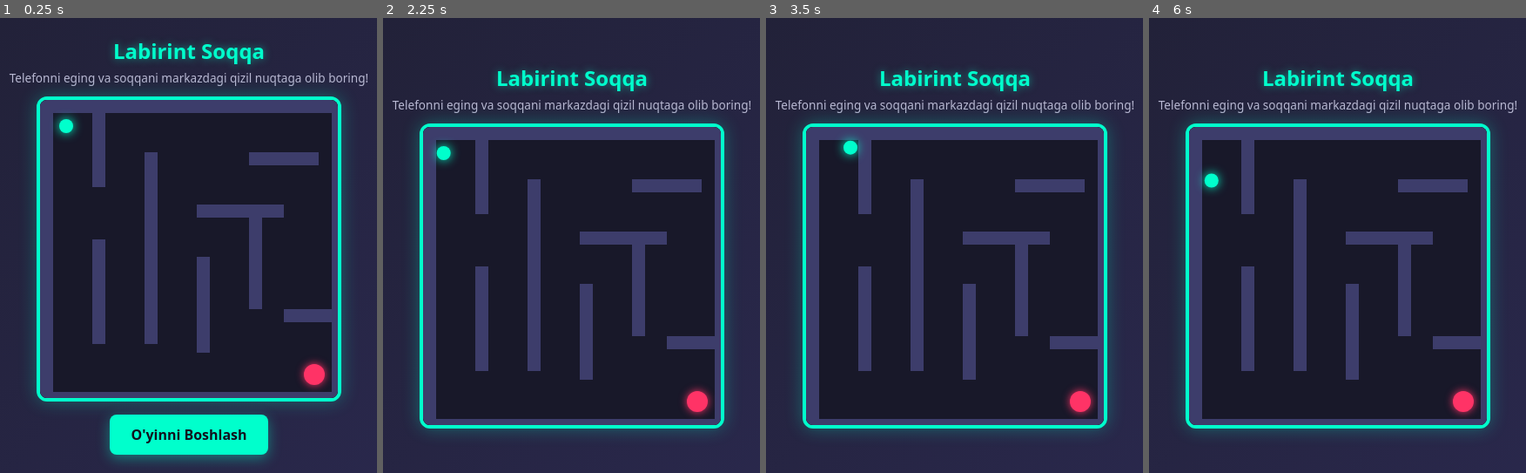
Above: before the commit, frames 1-4 (left to right).
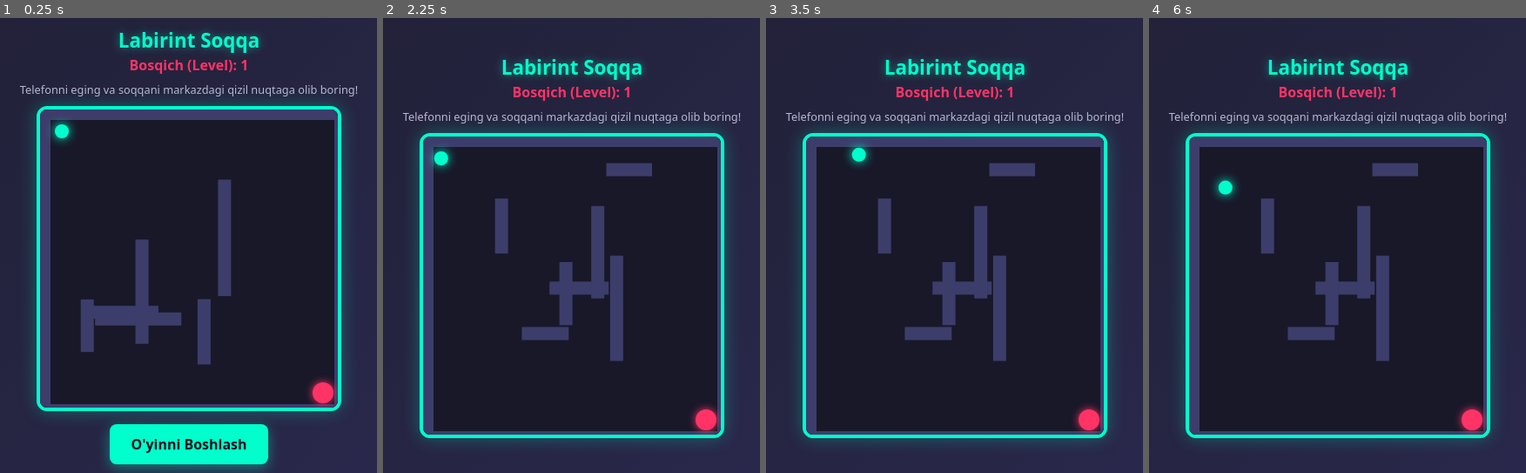
Above: after the commit, the same moments.

Repository: xmfunk2-ops/Ball-Game
Game: browser game, page index.html
The game is run twice, just before and just after one commit, with the same random seed, the same clock (stepped at 60 frames per second) and the same inputs.
Inputs:
- Up to frame 1 (0.25 s): no input
- Up to frame 2 (2.25 s): hold Right 1.03-1.53 s; hold Down 1.58-1.85 s; hold Left from 1.9 s (still down); click "O'yinni Boshlash" at 2.02 s
- Up to frame 3 (3.5 s): release Left at 2.47 s; hold Up 2.52-2.82 s; hold Right from 2.87 s (still down)
- Up to frame 4 (6 s): release Right at 3.53 s; hold Up 3.58-3.82 s; hold Left 3.87-4.3 s; hold Down 4.35-4.68 s; hold Right 4.73-5.23 s; hold Down 5.28-5.55 s; hold Left from 5.6 s (still down)

The runs differ from the first frame. In frame 1, 22% of the frame differs, in the area x 2-98%, y 3-100%; in frame 2, 21%; in frame 3, 21%; in frame 4, 21%.

Commit message:
Update index.html

Diff:
--- a/index.html
+++ b/index.html
@@ -3,7 +3,7 @@
 <head>
     <meta charset="UTF-8">
     <meta name="viewport" content="width=device-width, initial-scale=1.0, maximum-scale=1.0, user-scalable=no">
-    <title>Labirint Soqqa O‘yini</title>
+    <title>Labirint Soqqa - Bosqichli O'yin</title>
     <style>
         * {
             box-sizing: border-box;
@@ -23,14 +23,20 @@
             overflow: hidden;
         }
         h1 {
-            font-size: 1.5rem;
-            margin-bottom: 5px;
+            font-size: 1.4rem;
+            margin-bottom: 2px;
             color: #00ffcc;
             text-shadow: 0 0 10px rgba(0, 255, 204, 0.5);
         }
+        #score-board {
+            font-size: 1rem;
+            margin-bottom: 8px;
+            color: #ff3366;
+            font-weight: bold;
+        }
         #info {
-            font-size: 0.85rem;
-            margin-bottom: 12px;
+            font-size: 0.8rem;
+            margin-bottom: 10px;
             color: #b8b8d2;
             text-align: center;
             padding: 0 20px;
@@ -92,13 +98,14 @@
 <body>
 
     <h1>Labirint Soqqa</h1>
+    <div id="score-board">Bosqich (Level): <span id="level-num">1</span></div>
     <div id="info">Telefonni eging va soqqani markazdagi qizil nuqtaga olib boring!</div>
 
     <div id="game-container">
         <canvas id="gameCanvas" width="350" height="350"></canvas>
         <div id="win-message">
             Tabriklayman! 🏆
-            <span>G‘alaba qozongiz!</span>
+            <span id="next-text">Keyingi bosqichga o'tish...</span>
         </div>
     </div>
 
@@ -109,10 +116,14 @@
         const ctx = canvas.getContext("2d");
         const startBtn = document.getElementById("start-btn");
         const winMessage = document.getElementById("win-message");
+        const levelNumEl = document.getElementById("level-num");
+
+        let currentLevel = 1;
+        const maxLevel = 5;
 
         let ball = {
-            x: 30,
-            y: 30,
+            x: 25,
+            y: 25,
             radius: 8,
             vx: 0,
             vy: 0,
@@ -120,30 +131,49 @@
         };
 
         const target = {
-            x: 315,
-            y: 315,
+            x: 325,
+            y: 325,
             radius: 12
         };
 
-        const walls = [
-            {x: 0, y: 0, w: 350, h: 15},
-            {x: 0, y: 0, w: 15, h: 350},
-            {x: 335, y: 0, w: 15, h: 350},
-            {x: 0, y: 335, w: 350, h: 15},
-
-            {x: 60, y: 0, w: 15, h: 100},
-            {x: 60, y: 160, w: 15, h: 120},
-            {x: 120, y: 60, w: 15, h: 220},
-            {x: 180, y: 120, w: 100, h: 15},
-            {x: 180, y: 180, w: 15, h: 110},
-            {x: 240, y: 60, w: 80, h: 15},
-            {x: 240, y: 120, w: 15, h: 120},
-            {x: 280, y: 240, w: 55, h: 15}
-        ];
-
+        let walls = [];
         let tiltX = 0;
         let tiltY = 0;
         let gameActive = false;
+
+        // Bosqichga qarab tasodifiy labirint generatori
+        function generateMaze(level) {
+            walls = [];
+
+            // Tashqi devorlar doimiy
+            walls.push({x: 0, y: 0, w: 350, h: 12});
+            walls.push({x: 0, y: 0, w: 12, h: 350});
+            walls.push({x: 338, y: 0, w: 12, h: 350});
+            walls.push({x: 0, y: 338, w: 350, h: 12});
+
+            // Bosqich qanchalik baland bo'lsa, devorlar shunchalik ko'payadi va qiyinlashadi
+            let wallCount = 4 + level * 3;
+
+            // Random generator uchun sobit mantiq o'rniga erkin to'siqlar
+            for (let i = 0; i < wallCount; i++) {
+                let w = Math.random() > 0.5 ? (40 + Math.random() * 80) : 15;
+                let h = w === 15 ? (50 + Math.random() * 90) : 15;
+
+                let x = 30 + Math.random() * (270 - w);
+                let y = 30 + Math.random() * (270 - h);
+
+                // Start va target (nishon) joyiga devor tushib qolishining oldini olish
+                if ((x < 70 && y < 70) || (x > 260 && y > 260)) continue;
+
+                walls.push({x: x, y: y, w: w, h: h});
+            }
+
+            // To'pni har safar boshiga qaytarish
+            ball.x = 25;
+            ball.y = 25;
+            ball.vx = 0;
+            ball.vy = 0;
+        }
 
         function checkCollision(nx, ny) {
             for (let wall of walls) {
@@ -173,18 +203,33 @@
             let distToTarget = Math.sqrt(Math.pow(ball.x - target.x, 2) + Math.pow(ball.y - target.y, 2));
             if (distToTarget < ball.radius + target.radius - 4) {
                 gameActive = false;
-                winMessage.style.display = 'flex';
+
+                if (currentLevel < maxLevel) {
+                    winMessage.style.display = 'flex';
+                    setTimeout(() => {
+                        currentLevel++;
+                        levelNumEl.innerText = currentLevel;
+                        generateMaze(currentLevel);
+                        winMessage.style.display = 'none';
+                        gameActive = true;
+                    }, 2000);
+                } else {
+                    document.getElementById('next-text').innerText = "Tabriklayman, Barcha bosqichlarni tugatdingiz! 🌟";
+                    winMessage.style.display = 'flex';
+                }
             }
         }
 
         function draw() {
             ctx.clearRect(0, 0, canvas.width, canvas.height);
 
+            // Devorlarni chizish
             ctx.fillStyle = '#3d3d6b';
             for (let wall of walls) {
                 ctx.fillRect(wall.x, wall.y, wall.w, wall.h);
             }
 
+            // Nishonni chizish
             ctx.beginPath();
             ctx.arc(target.x, target.y, target.radius, 0, Math.PI * 2);
             ctx.fillStyle = '#ff3366';
@@ -194,6 +239,7 @@
             ctx.closePath();
             ctx.shadowBlur = 0;
 
+            // Soqqani chizish
             ctx.beginPath();
             ctx.arc(ball.x, ball.y, ball.radius, 0, Math.PI * 2);
             ctx.fillStyle = '#00ffcc';
@@ -210,6 +256,7 @@
             requestAnimationFrame(loop);
         }
 
+        // Kompyuter uchun strelka tugmalari
         window.addEventListener('keydown', (e) => {
             if (e.key === 'ArrowLeft') tiltX = -3;
             if (e.key === 'ArrowRight') tiltX = 3;
@@ -222,7 +269,8 @@
         });
 
         startBtn.addEventListener('click', () => {
-            // iOS (iPhone) qurilmalari uchun ruxsat so'rash
+            generateMaze(currentLevel);
+
             if (typeof DeviceOrientationEvent !== 'undefined' && typeof DeviceOrientationEvent.requestPermission === 'function') {
                 DeviceOrientationEvent.requestPermission()
                     .then(response => {
@@ -235,7 +283,6 @@
                         }
                     }).catch(console.error);
             } else {
-                // Android va boshqa qurilmalar uchun
                 window.addEventListener('deviceorientation', handleOrientation);
                 startBtn.style.display = 'none';
                 gameActive = true;
@@ -247,6 +294,7 @@
             if (event.beta !== null) tiltY = event.beta / 3;
         }
 
+        generateMaze(currentLevel);
         draw();
         loop();
     </script>
